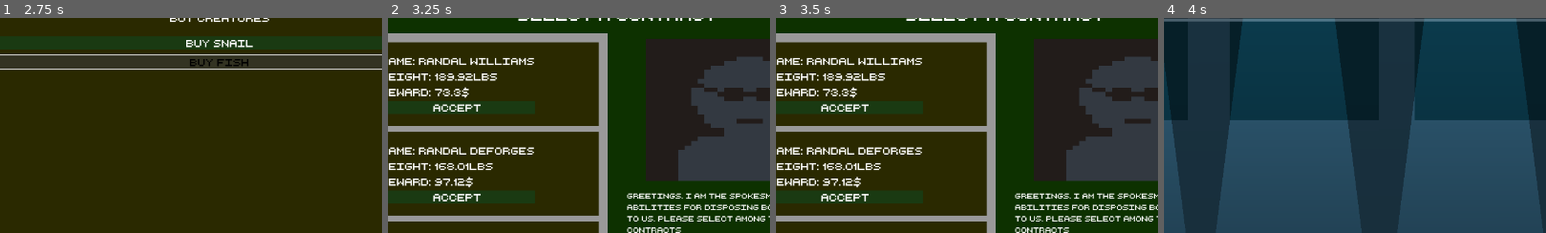
Above: before the commit, frames 1-4 (left to right).
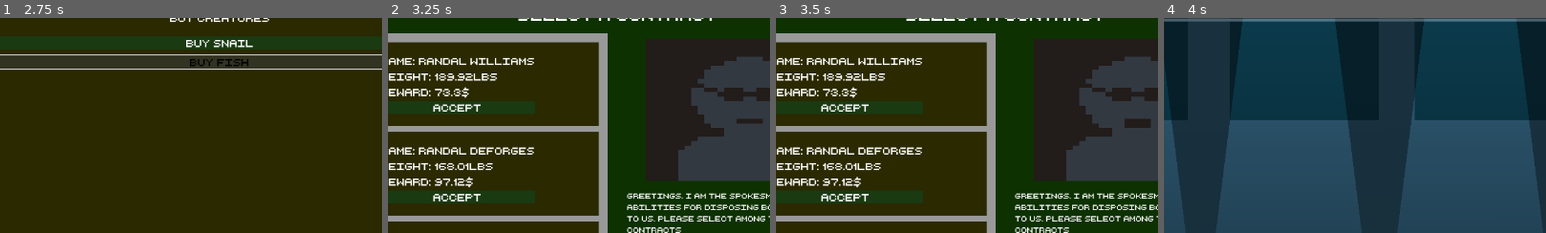
Above: after the commit, the same moments.

Repository: adrientremblay/ld56
Game: Godot game, scene res://scenes/game_screen.tscn
Two runs of this game, one before a commit and one after it. Both use one fixed random seed, a clock stepped at 60 frames per second and the inputs below.
Inputs:
- Up to frame 1 (2.75 s): click "Buy Creatures" at 0.5 s; click "buy snail" at 1.25 s; click "Buy Fish" at 2 s
- Up to frame 2 (3.25 s): click "Buy Creatures" at 2.75 s
- Up to frame 3 (3.5 s): no input
- Up to frame 4 (4 s): click "Accept" at 3.5 s
The pictures show only the part of the screen within x 22-72%, y 14-64%; the shares and areas given below are measured in that part.

Frames 1-2 are identical in both runs. In frame 3, 0.1% of the frame differs, in the area x 91-98%, y 49-52%; in frame 4, nothing differs.

Commit message:
Spokesman talks

Diff:
--- a/scenes/ContractMenu.gd
+++ b/scenes/ContractMenu.gd
@@ -32,6 +32,8 @@
 	$NewContractTimer.stop()
 	$NewContractTimer.wait_time = 30
 
+	$SpokesmanSpeechNormal.play()
+
 	contract_menu_opened.emit()
 
 func generateNewContract():
--- a/scenes/game_screen.tscn
+++ b/scenes/game_screen.tscn
@@ -13,6 +13,7 @@
 [ext_resource type="Texture2D" uid="uid://d1q7qualbgshl" path="res://assets/art/spokesman-Sheet.png" id="12_u5qvl"]
 [ext_resource type="AudioStream" uid="uid://b1ff8obdl5xsk" path="res://assets/audio/theme_song.mp3" id="12_x36kj"]
 [ext_resource type="PackedScene" uid="uid://bx2cxds4tduly" path="res://scenes/water_creature.tscn" id="13_kriy5"]
+[ext_resource type="AudioStream" uid="uid://dya7wqs5vnaxf" path="res://assets/audio/spokesman_speech_normal.mp3" id="13_ot42n"]
 
 [sub_resource type="NavigationPolygon" id="NavigationPolygon_w865j"]
 vertices = PackedVector2Array(1043, 610, 1080, 378, 1143, 582, 436, 593, 476, 369, 551, 604, 741, 607, 783, 375, 858, 6 …(263 unchanged characters)…
@@ -229,7 +230,7 @@
 position = Vector2(790.25, 200.25)
 scale = Vector2(10.8906, 7.45313)
 sprite_frames = SubResource("SpriteFrames_udfuc")
-frame_progress = 0.707878
+frame_progress = 0.139253
 
 [node name="Label" type="Label" parent="UI/ContractMenu"]
 light_mask = 0
@@ -270,6 +271,9 @@
 [node name="NewContractTimer" type="Timer" parent="UI/ContractMenu"]
 wait_time = 3.0
 autostart = true
+
+[node name="SpokesmanSpeechNormal" type="AudioStreamPlayer" parent="UI/ContractMenu"]
+stream = ExtResource("13_ot42n")
 
 [node name="MoneyLabel" type="Label" parent="UI"]
 layout_mode = 0
Not shown, added: assets/audio/spokesman_no.mp3.import
Not shown, added: assets/audio/spokesman_speech_normal.mp3.import
Not shown: 1 places in scenes/game_screen.tscn that only renumber resources
Not shown, added: assets/audio/spokesman_no.mp3
Not shown, added: assets/audio/spokesman_speech_normal.mp3
